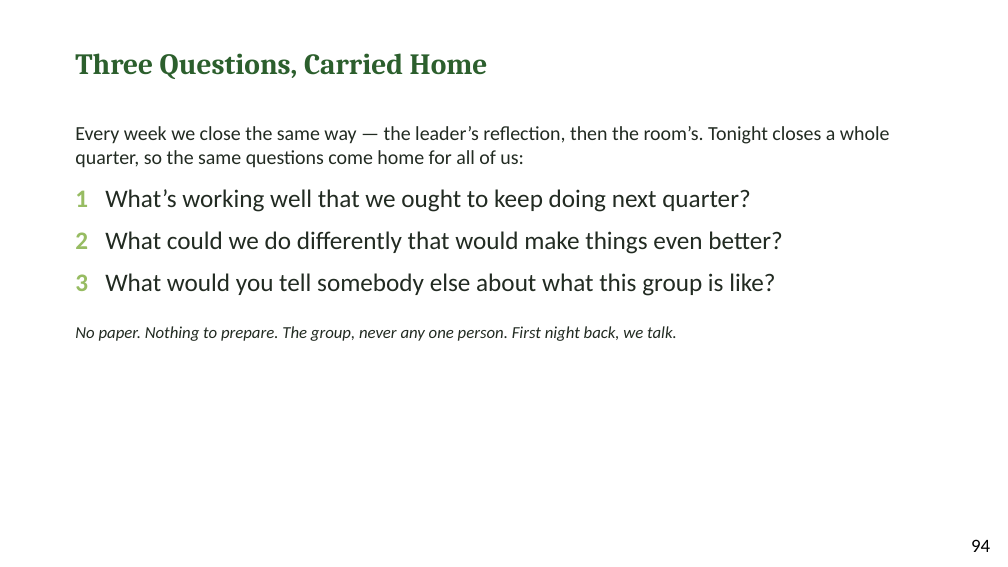
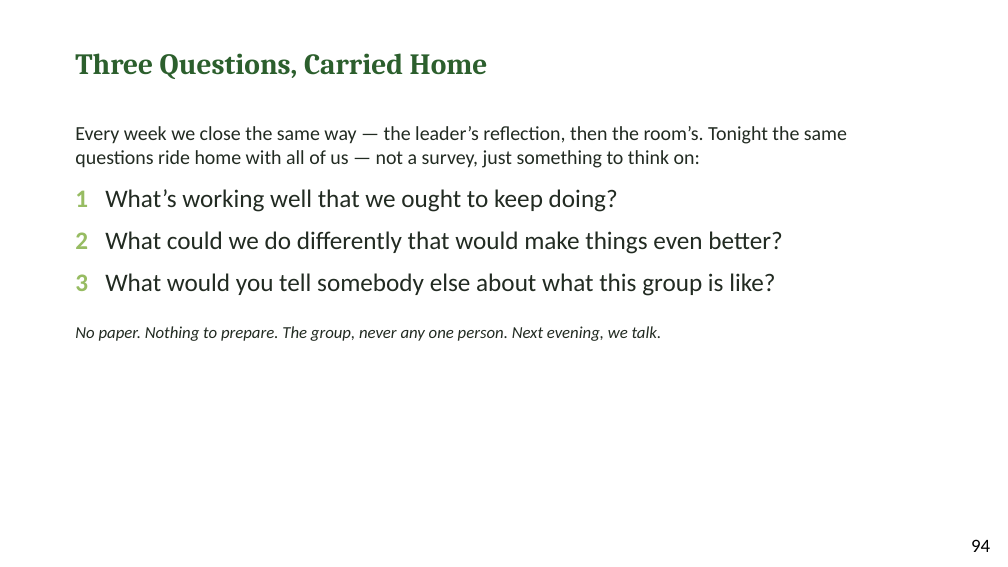
Before and after one commit to jgtittle-ministries/fellowship-of-the-heart-pilot-at-cca-dev, a slide deck: slide 15 of _implementation-notes/evening-series/FotH Evening Session 6 Slides DRAFT v1.pptx. Drawn at 1008x567 pixels with LibreOffice and Linux fonts; fonts in the diff are those of the drawing. Boxes give left, top, right and bottom in pixels: in the first picture for what was removed or moved away, otherwise in the second. Text is boxed around its words. In the diff, an @@ line names an element or a change of style, - is before the commit and + after.

```diff
--- a/_implementation-notes/evening-series/FotH Evening Session 6 Slides DRAFT v1.pptx
+++ b/_implementation-notes/evening-series/FotH Evening Session 6 Slides DRAFT v1.pptx
@@ text at (75, 126, 847, 212): text changed @@
-Every week we close the same way — the leader’s reflection, then the room’s. Tonight closes a whole quarter, so the same questions come home for all of us:
-1 What’s working well that we ought to keep doing next quarter?
+Every week we close the same way — the leader’s reflection, then the room’s. Tonight the same questions ride home with all of us — not a survey, just something to think on:
+1 What’s working well that we ought to keep doing?
@@ text at (75, 326, 662, 341): text changed @@
-No paper. Nothing to prepare. The group, never any one person. First night back, we talk.
+No paper. Nothing to prepare. The group, never any one person. Next evening, we talk.
```
Also in this commit, not shown: 4 other slides changed, 38 other files.
